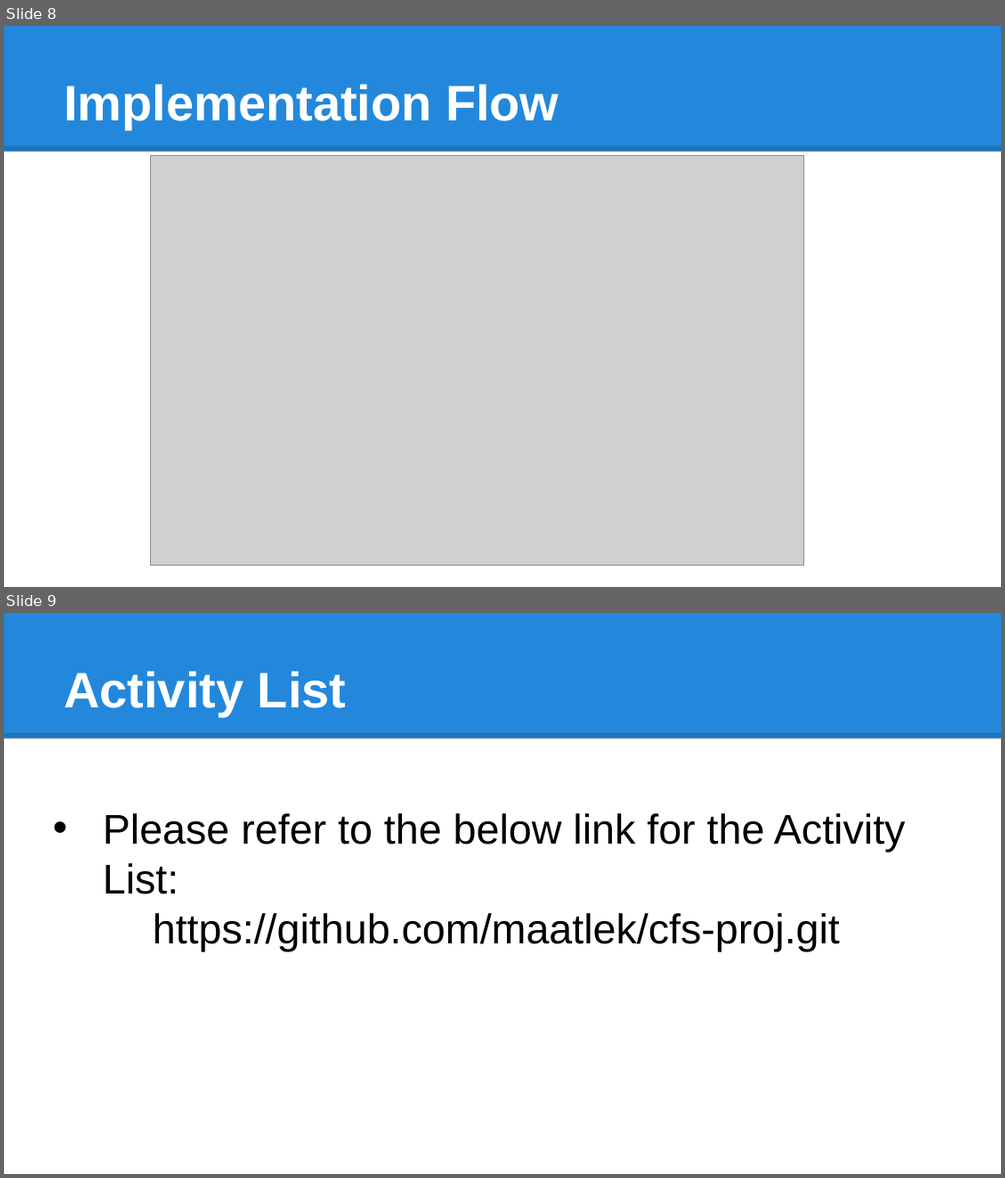
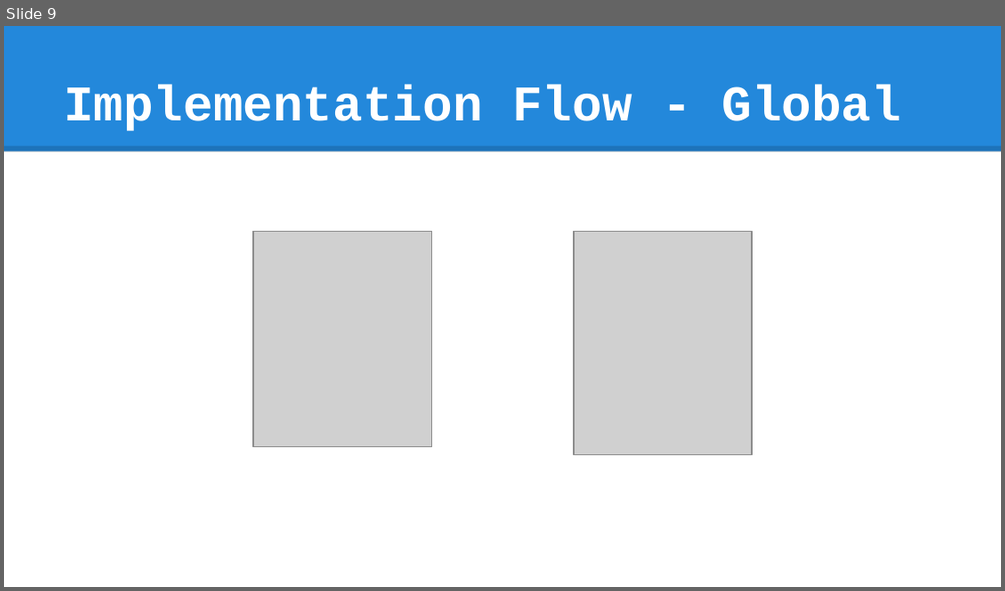
Before and after one commit to maatlek/cfs-proj, a slide deck: AzureCase_TM_coe_v2.pptx. Shown one above the other, each under a label of ours: slides 8 and 9 before the commit, slide 9 after it. The pictures are 1005x1178 and 1005x591 pixels, drawn with LibreOffice and Linux fonts; fonts in the diff are those of the drawing; grey boxes stand for pictures. Boxes give left, top, right and bottom in pixels: in the first picture for what was removed or moved away, otherwise in the second. Text is boxed around its words. In the diff, an @@ line names an element or a change of style, - is before the commit and + after.

Commit message:
cfs proj - final edit

```diff
--- a/AzureCase_TM_coe_v2.pptx
+++ b/AzureCase_TM_coe_v2.pptx
@@ slide 9 removed at (4, 613, 1001, 1174), background #FFFFFF; not listed: 2 template elements that a slide beside it also shows @@
@@ title removed at (64, 671, 346, 716) @@
-Activity List
@@ text removed at (103, 813, 906, 951) @@
-• Please refer to the below link for the Activity List:
-https://github.com/maatlek/cfs-proj.git
@@ what was slide 8 is now slide 9 @@
@@ slide 9 changed as well @@
@@ title at (64, 85, 901, 131): text changed; font Arial to Courier New @@
-Implementation Flow
+Implementation Flow - Global
@@ picture: place and size @@
-picture at (151, 156, 803, 565)
+picture at (253, 232, 431, 447)
@@ picture added at (574, 232, 752, 455) @@
```
Also in this commit, not shown: 7 other slides changed, 1 slide added, 21 other files.
